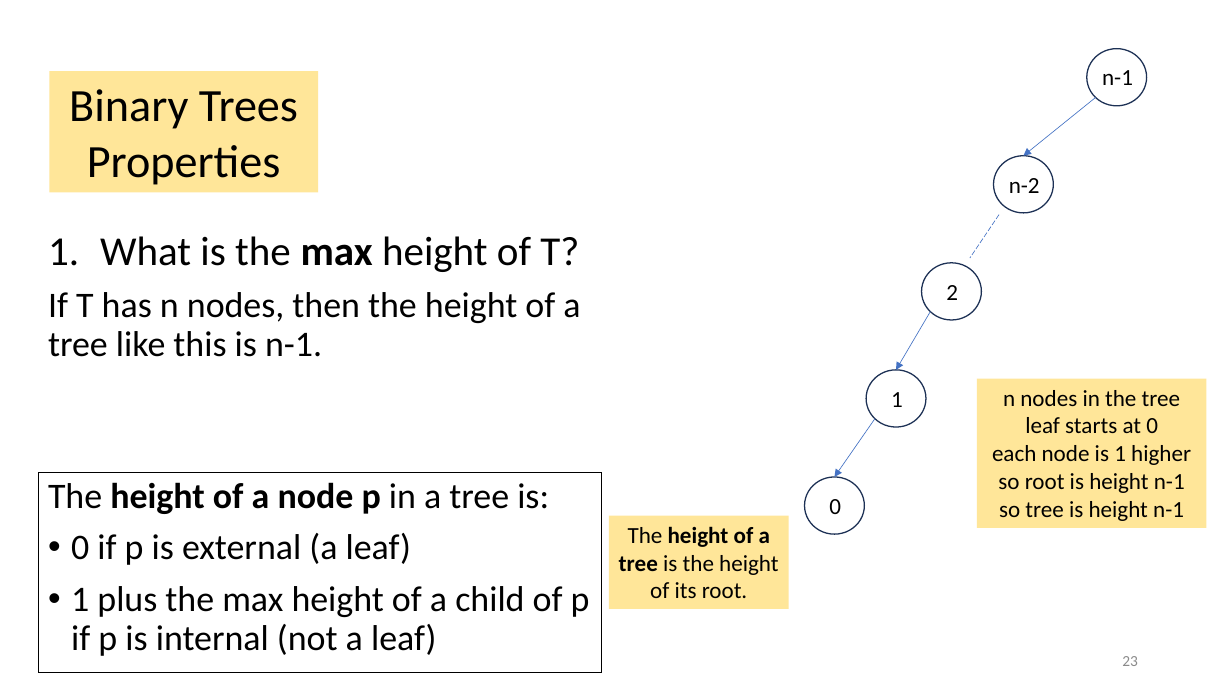
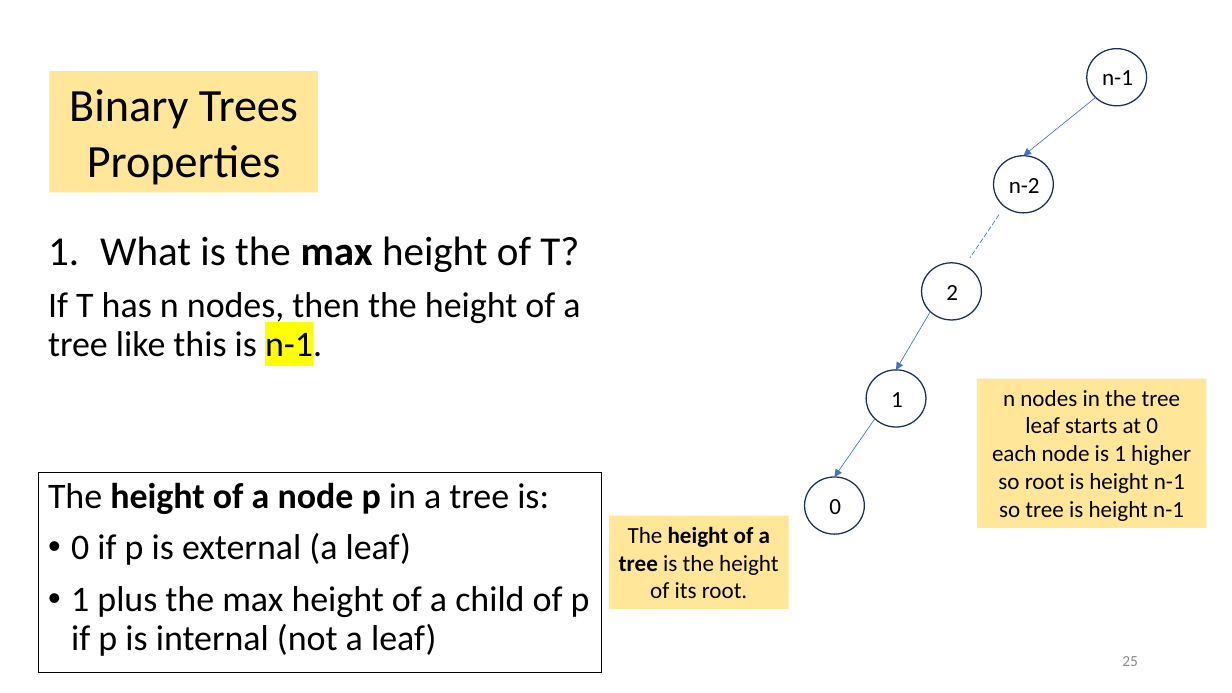
Before and after one commit to tjd1234/cmpt225summer2023, a slide deck: slide 25 of lecture_notes/week6/week6_trees.pptx (slide 23 before the commit). Drawn at 1232x693 pixels with LibreOffice and Linux fonts; fonts in the diff are those of the drawing. Boxes give left, top, right and bottom in pixels: in the first picture for what was removed or moved away, otherwise in the second. Text is boxed around its words. In the diff, an @@ line names an element or a change of style, - is before the commit and + after.

```diff
--- a/lecture_notes/week6/week6_trees.pptx
+++ b/lecture_notes/week6/week6_trees.pptx
@@ text at [48,292,580,365]: highlight none to #FFFF00 in "n-1." @@
@@ page number at [1122,656,1138,666]: text changed @@
-23
+25
```
Also in this commit, not shown: 10 other slides changed, 2 slides added, 1 other file.
